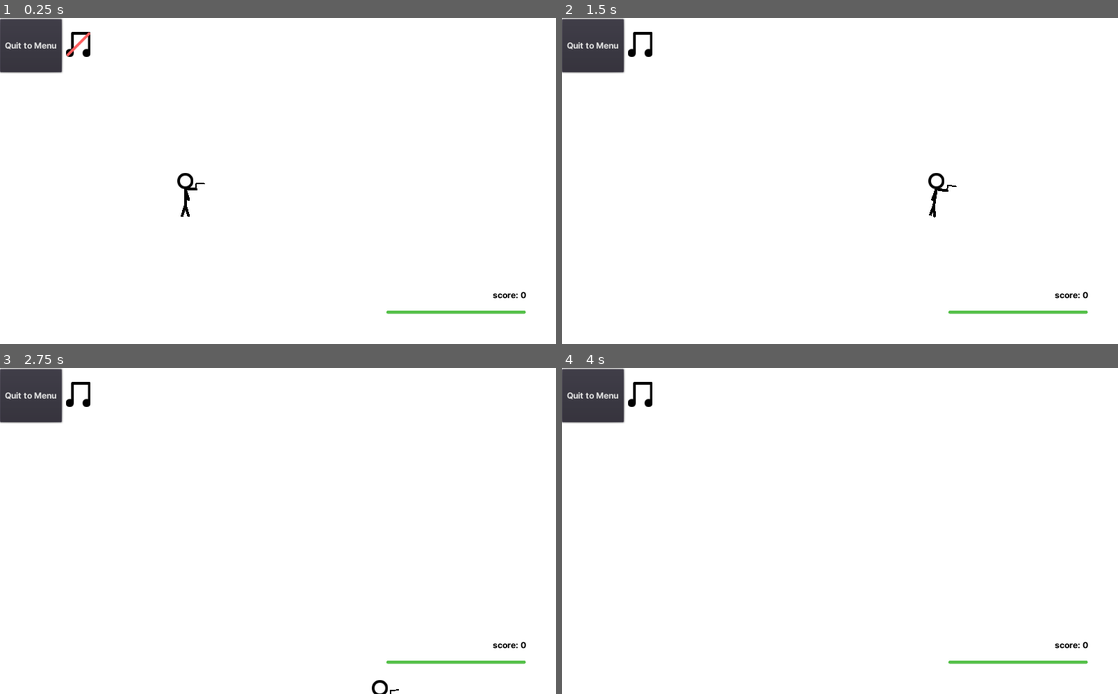
Above: before the commit, frames 1-4 (two rows, left to right).
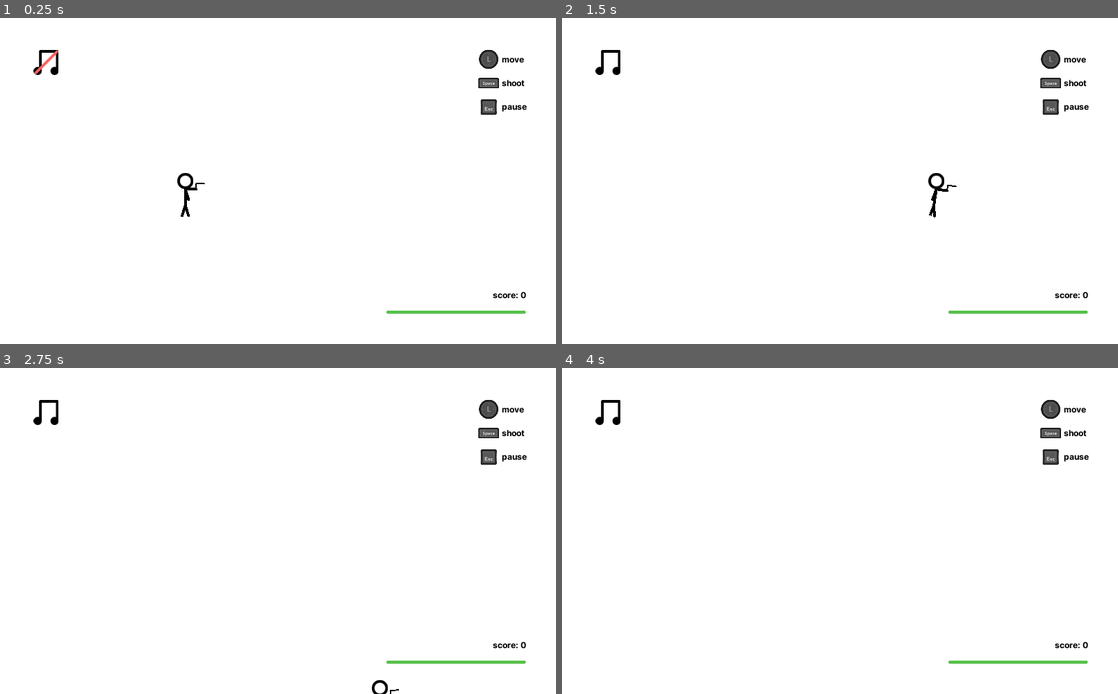
Above: after the commit, the same moments.

Repository: illogicalapple/stickmaniac
Game: Godot game, scene res://Root.tscn
Same seed, same stepped clock (60 frames per second), same inputs: the game is played once before the commit and once after it. Sound files missing from this copy of the repository are replaced by a short silence.
Inputs (mouse positions are in pixels of both pictures, inside the frame that each line leads up to; where the layout moved, square brackets give the same spot in the first picture):
- Up to frame 1 (0.25 s): no input
- Up to frame 2 (1.5 s): tap Enter at 0.5 s; move the mouse to (962, 164) at 0.52 s; hold Right (ui_right) 0.53-1.25 s; hold Space (pew_pew) 0.53-1.25 s; click (962, 164) at 0.67 s; click (606, 63) [656, 44] at 1.25 s
- Up to frame 3 (2.75 s): move the mouse to (166, 547) at 2.02 s; hold Down (ui_down) from 2.03 s (still down); tap Space (pew_pew) at 2.1 s
- Up to frame 4 (4 s): move the mouse to (895, 459) at 2.77 s; release Down (ui_down) at 2.78 s; hold Right (ui_right) 2.78-3.53 s; hold Space (pew_pew) 2.78-3.53 s; tap Tab at 2.85 s; move the mouse to (812, 596) at 3.52 s; hold Up (ui_up) from 3.53 s (still down); tap Backspace at 3.6 s; click (812, 596) at 3.67 s; tap Space (pew_pew) at 3.8 s

The runs differ from the first frame. In frame 1, 2.7% of the frame differs, in the area x 0-95%, y 0-30%; in frame 2, 2.7%; in frame 3, 2.7%; in frame 4, 2.7%.

Commit message:
add help and make things prettier

Diff:
--- a/project.godot
+++ b/project.godot
@@ -58,6 +58,7 @@
 [autoload]
 
 global="*res://global.gd"
+ControllerIcons="*res://addons/controller_icons/ControllerIcons.gd"
 
 [display]
 
@@ -117,6 +118,12 @@
 , Object(InputEventJoypadButton,"resource_local_to_scene":false,"resource_name":"","device":-1,"button_index":0,"pressure":0.0,"pressed":false,"script":null)
  ]
 }
+ui_pause={
+"deadzone": 0.5,
+"events": [ Object(InputEventKey,"resource_local_to_scene":false,"resource_name":"","device":0,"alt":false,"shift":false,"control":false,"meta":false,"command":false,"pressed":false,"scancode":16777217,"physical_scancode":0,"unicode":0,"echo":false,"script":null)
+, Object(InputEventJoypadButton,"resource_local_to_scene":false,"resource_name":"","device":-1,"button_index":11,"pressure":0.0,"pressed":false,"script":null)
+ ]
+}
 
 [layer_names]
 
--- a/ui/GUI.tscn
+++ b/ui/GUI.tscn
@@ -1,9 +1,12 @@
-[gd_scene load_steps=12 format=2]
+[gd_scene load_steps=15 format=2]
 
 [ext_resource path="res://fonts/Inter-Bold.ttf" type="DynamicFontData" id=1]
 [ext_resource path="res://ui/music/stopped.svg" type="Texture" id=2]
 [ext_resource path="res://ui/music/playing.svg" type="Texture" id=3]
 [ext_resource path="res://ui/GUI.gd" type="Script" id=4]
+[ext_resource path="res://addons/controller_icons/objects/TextureRect.gd" type="Script" id=5]
+[ext_resource path="res://addons/controller_icons/assets/xbox360/l_stick.png" type="Texture" id=6]
+[ext_resource path="res://addons/controller_icons/assets/key/space.png" type="Texture" id=7]
 
 [sub_resource type="DynamicFont" id=3]
 outline_color = Color( 0, 0, 0, 1 )
@@ -98,21 +101,97 @@
 align = 2
 
 [node name="MusicToggled" type="Button" parent="."]
-margin_left = 115.0
-margin_top = -4.0
-margin_right = 227.0
-margin_bottom = 102.0
+margin_left = 56.0
+margin_top = 56.0
+margin_right = 114.0
+margin_bottom = 108.0
 focus_mode = 0
 enabled_focus_mode = 0
 icon = SubResource( 8 )
 flat = true
 
 [node name="Menu" type="Button" parent="."]
+visible = false
 margin_top = 2.0
 margin_right = 114.0
 margin_bottom = 100.0
 text = "Quit to Menu"
 
+[node name="Help" type="VBoxContainer" parent="."]
+anchor_left = 1.0
+anchor_right = 1.0
+margin_left = -144.0
+margin_top = 56.0
+margin_right = -56.0
+margin_bottom = 96.0
+
+[node name="Move" type="HBoxContainer" parent="Help"]
+margin_right = 92.0
+margin_bottom = 40.0
+rect_pivot_offset = Vector2( -936, 112 )
+
+[node name="TextureRect" type="TextureRect" parent="Help/Move"]
+margin_right = 40.0
+margin_bottom = 40.0
+rect_min_size = Vector2( 40, 40 )
+texture = ExtResource( 6 )
+expand = true
+script = ExtResource( 5 )
+path = "joypad/l_stick"
+
+[node name="Label" type="Label" parent="Help/Move"]
+margin_left = 44.0
+margin_top = 10.0
+margin_right = 88.0
+margin_bottom = 30.0
+custom_colors/font_color = Color( 0, 0, 0, 1 )
+text = "move"
+
+[node name="Shoot" type="HBoxContainer" parent="Help"]
+margin_top = 44.0
+margin_right = 92.0
+margin_bottom = 84.0
+rect_pivot_offset = Vector2( -936, 112 )
+
+[node name="TextureRect" type="TextureRect" parent="Help/Shoot"]
+margin_right = 40.0
+margin_bottom = 40.0
+rect_min_size = Vector2( 40, 40 )
+texture = ExtResource( 7 )
+expand = true
+script = ExtResource( 5 )
+path = "pew_pew"
+
+[node name="Label" type="Label" parent="Help/Shoot"]
+margin_left = 44.0
+margin_top = 10.0
+margin_right = 89.0
+margin_bottom = 30.0
+custom_colors/font_color = Color( 0, 0, 0, 1 )
+text = "shoot"
+
+[node name="Pause" type="HBoxContainer" parent="Help"]
+margin_top = 88.0
+margin_right = 92.0
+margin_bottom = 128.0
+rect_pivot_offset = Vector2( -936, 112 )
+
+[node name="TextureRect" type="TextureRect" parent="Help/Pause"]
+margin_right = 40.0
+margin_bottom = 40.0
+rect_min_size = Vector2( 40, 40 )
+expand = true
+script = ExtResource( 5 )
+path = "ui_pause"
+
+[node name="Label" type="Label" parent="Help/Pause"]
+margin_left = 44.0
+margin_top = 10.0
+margin_right = 92.0
+margin_bottom = 30.0
+custom_colors/font_color = Color( 0, 0, 0, 1 )
+text = "pause"
+
 [node name="Ded" type="ColorRect" parent="."]
 visible = false
 anchor_right = 1.0
--- /dev/null
+++ b/ui/help/Move.gd
@@ -0,0 +1 @@
+extends ControllerTextureRect
Not shown, changed: addons/controller_icons/Mapper.gd
Binary file changed: addons/controller_icons/assets/xbox360/start.png
Not shown, changed: addons/controller_icons/example/IconRemapper.tscn
